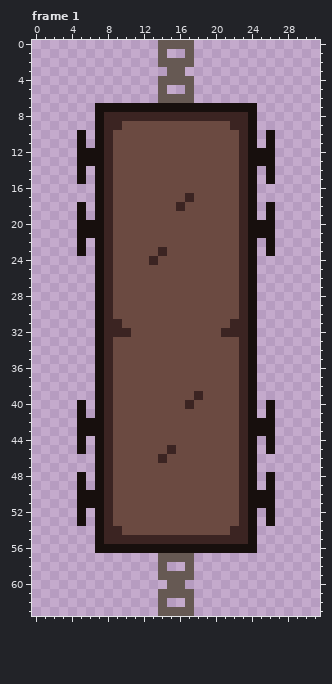
Edited in one commit: pixel-art file (assets/textures/objects/flat_bed_car.aseprite). The picture above was drawn from the file before the commit.
32x64 pixels, 1 frame. Shown: frame 1. The commit also changed other frames, which this record leaves out.
New version:
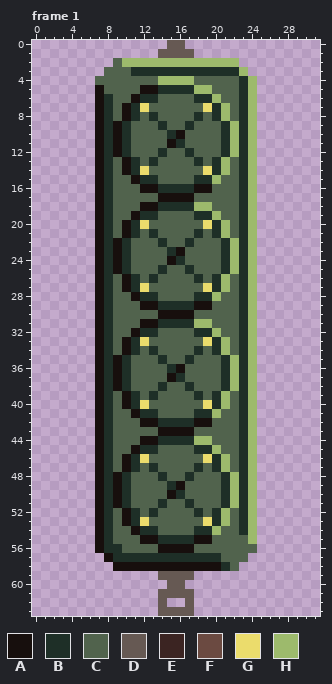
Palette (. is transparent): A #170f0d  B #1e2f27  C #51634d  D #665953  E #3b2422  F #6b4a41  G #ebdc6c  H #9dba6c
Edits made:
Changed rows in their new state; - is an unchanged pixel.
Frame 1:
first column x 5:
 0 ---------.--.---------
 1 ----------DD----------
 2 ----CHHHHHHHHHHHHH----
 3 ---CCCBBBBBBBBBBBBH---
 4 --CCCCCCCHHHHCCCCCBH--
 5 --ACCCCAABBBBHHCCCBH--
 6 --ABCCABBCCCCBBHCCBH--
 7 ---BC-BGCCCCCCGBHCBH--
 8 ---BCABCBCCCCBCBHCBH--
 9 ---BABCCCBCCBCCCBHBH--
10 .--BABCCCCBACCCCBHBH-.
11 .--BABCCCCABCCCCBHBH-.
12 ..-BABCCCBCCBCCCBHBH..
13 ..-BCABCBCCCCBCBHCBH..
14 .--BCABGCCCCCCGBHCBH-.
15 .--BCCABBCCCCBBHCCBH-.
16 ---BCCCAABBBBAACCCBH--
17 ---BCCCCCAAAACCCCCBH--
18 .--BCCCAABBBBHHCCCBH-.
19 .--BCCABBCCCCBBHCCBH-.
20 ..-BCABGCCCCCCGBHCBH..
21 ..-BCABCBCCCCBCBHCBH..
22 .--BABCCCBCCBCCCBHBH-.
23 .--BABCCCCBACCCCBHBH-.
24 ---BABCCCCABCCCCBHBH--
25 ---BABCCCBCCBCCCBHBH--
26 ---BCABCBCCCCBCBHCBH--
27 ---BCABGCCCCCCGBHCBH--
28 ---BCCABBCCCCBBHCCBH--
29 ---BCCCAABBBBAACCCBH--
30 ---BCCCCCAAAACCCCCBH--
31 ---BCCCAABBBBHHCCCBH--
32 ---BCCABBCCCCBBHCCBH--
33 ---BCABGCCCCCCGBHCBH--
34 ---BCABCBCCCCBCBHCBH--
35 ---BABCCCBCCBCCCBHBH--
36 ---BABCCCCBACCCCBHBH--
37 ---BABCCCCABCCCCBHBH--
38 ---BABCCCBCCBCCCBHBH--
39 ---BCABCBCCCCBCBHCBH--
40 .--BCABGCCCCCCGBHCBH-.
41 .--BCCABBCCCCBBHCCBH-.
42 ..-BCCCAABBBBAACCCBH..
43 ..-BCCCCCAAAACCCCCBH..
44 .--BCCCAABBBBHHCCCBH-.
45 .--BCCABBCCCCBBHCCBH-.
46 ---BCABGCCCCCCGBHCBH--
47 ---BCABCBCCCCBCBHCBH--
48 .--BABCCCBCCBCCCBHBH-.
49 .--BABCCCCBACCCCBHBH-.
50 ..-BABCCCCABCCCCBHBH..
51 ..-BABCCCBCCBCCCBHBH..
52 .--BCABCBCCCCBCBHCBH-.
53 .--BCABGCCCCCCGBHCBH-.
54 ---BCCABBCCCCBBHCCBH--
55 ---BCCCAABBBBAACCCCH--
56 ---BBCCCC----CCCCCCC--
57 ---ABBBBBBBBBBBBCCC---
58 ----AAAAAAAAAAAABC----
